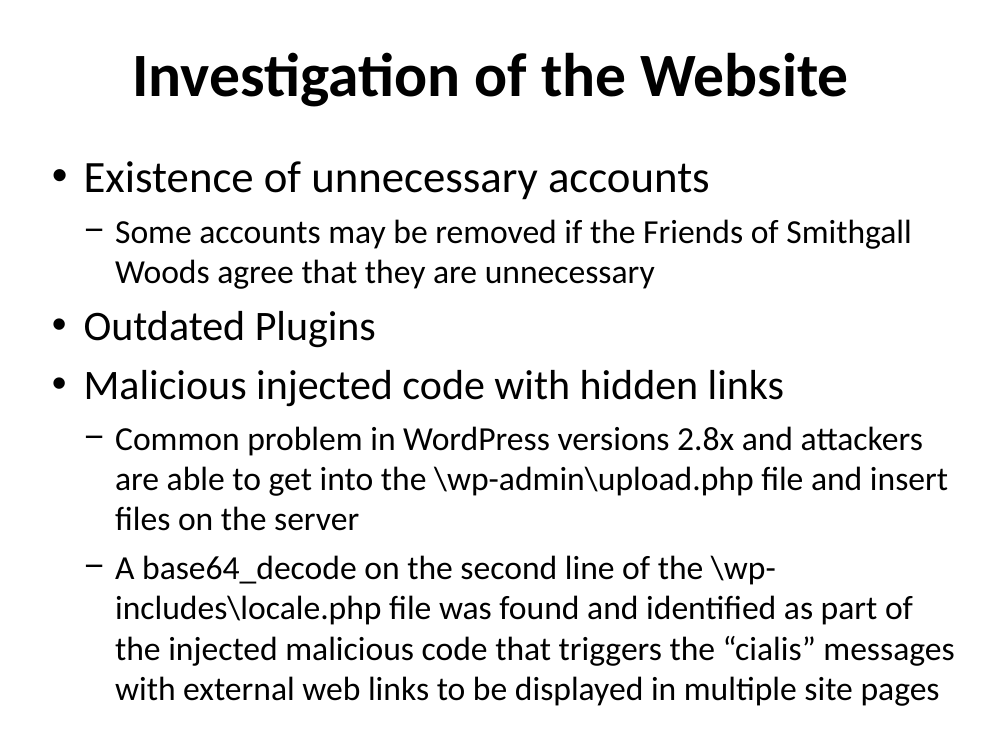
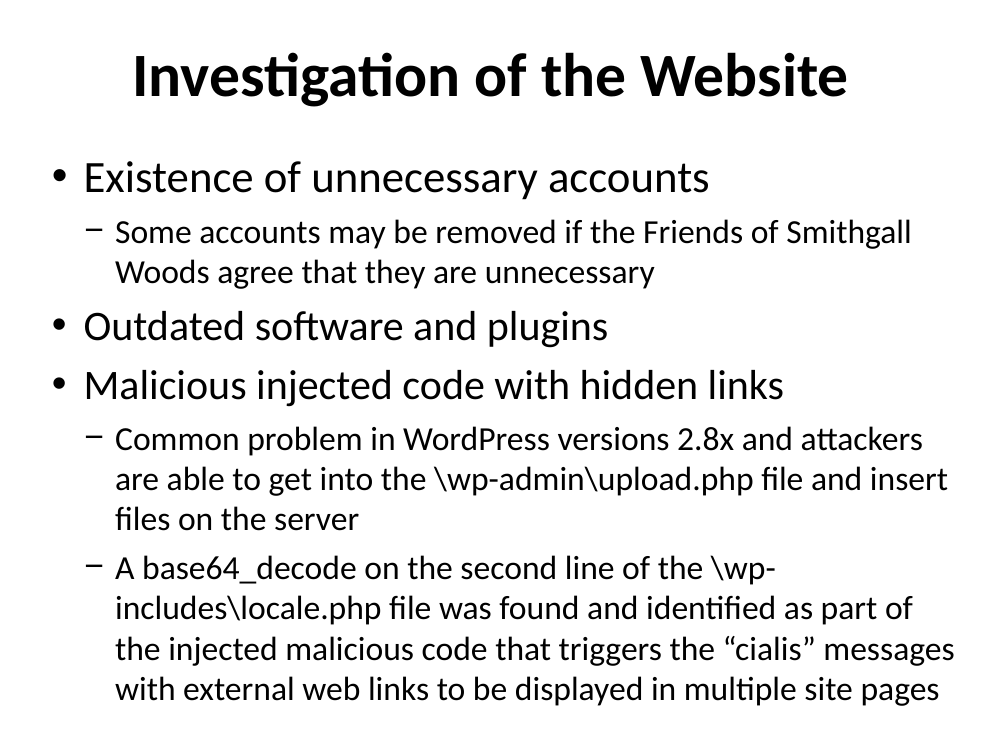
Before and after one commit to ehsantos11/MIST7590-Smithgall-Project, a slide deck: slide 4 of Smithgall Woods Project Update 20Sep17.pptx. Drawn at 1008x756 pixels with LibreOffice and Linux fonts; fonts in the diff are those of the drawing; background and template pictures are left out. Boxes give left, top, right and bottom in pixels: in the first picture for what was removed or moved away, otherwise in the second. Text is boxed around its words. In the diff, an @@ line names an element or a change of style, - is before the commit and + after.

Commit message:
Updated wording on slide 4

```diff
--- a/Smithgall Woods Project Update 20Sep17.pptx
+++ b/Smithgall Woods Project Update 20Sep17.pptx
@@ text at <box>84,311,609,348</box>: text changed @@
-• Outdated Plugins
+• Outdated software and plugins
```
